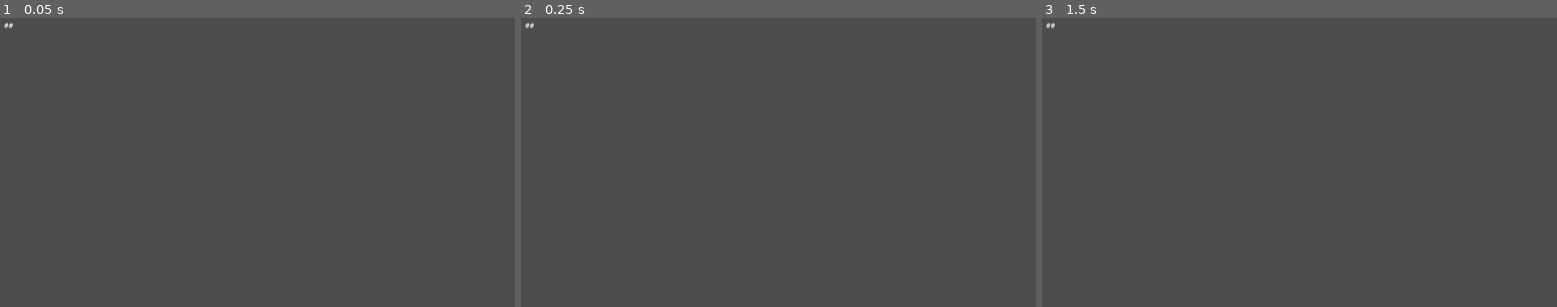
Above: before the commit, frames 1-3 (left to right).
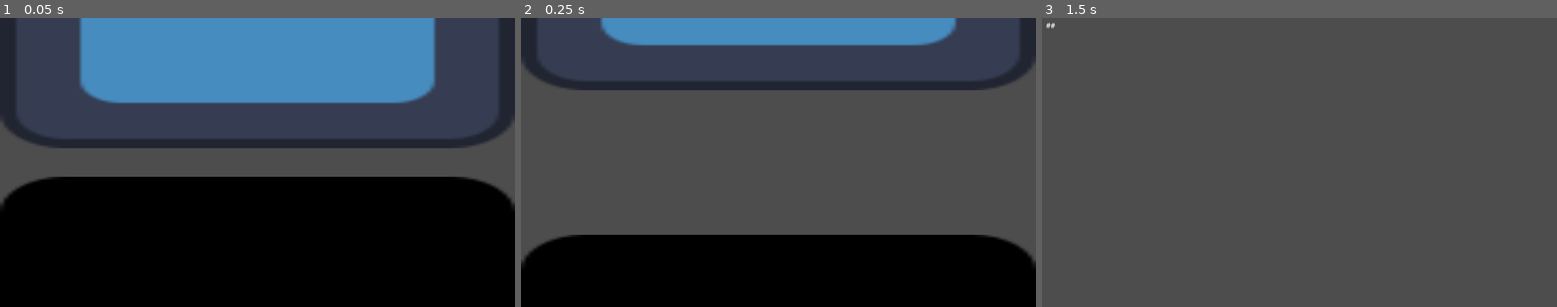
Above: after the commit, the same moments.

Repository: guimafelipe/hidenseek
Game: Godot game, scene res://Scenes/level.tscn
The game is run twice, just before and just after one commit, with the same random seed, the same clock (stepped at 60 frames per second) and the same inputs. The engine's default icon, where the game draws it, is replaced by a stand-in: a white triangle on a blue panel in a dark square.
Inputs (mouse positions are in pixels of both pictures, inside the frame that each line leads up to):
- Up to frame 1 (0.05 s): no input
- Up to frame 2 (0.25 s): no input
- Up to frame 3 (1.5 s): move the mouse to (1412, 148) at 0.52 s; click (1412, 148) at 0.67 s; tap Enter at 1.25 s; move the mouse to (1196, 176) at 1.27 s; click (1196, 176) at 1.42 s

The runs differ from the first frame. In frame 1, 71% of the frame differs, in the area x 0-100%, y 0-100%; in frame 2, 35%; in frame 3, nothing differs.

Commit message:
Eyes opening

Diff:
--- a/Scenes/devil.gd
+++ b/Scenes/devil.gd
@@ -14,14 +14,14 @@
 func _input(event) -> void:
 	if event is InputEventMouseButton:
 		if event.pressed:
-			print("Clicked at: ", event.position)
-			print("Clicked globally at: ", event.global_position)
-			print("My position:", self.position)
+			check_click(event.position)
 
 func do_success():
 	print("Success!!")
 	pass
 
 func check_click(input_position: Vector2) -> void:
-	if self.position.distance_to(input_position) < DISTANCE_TO_BE_CORRECT:
+	var dist = self.position.distance_to(input_position)
+	print(dist)
+	if dist < DISTANCE_TO_BE_CORRECT:
 		do_success()
--- /dev/null
+++ b/Scenes/eyelid.gd
@@ -0,0 +1,11 @@
+extends Sprite2D
+
+
+# Called when the node enters the scene tree for the first time.
+func _ready() -> void:
+	pass # Replace with function body.
+
+
+# Called every frame. 'delta' is the elapsed time since the previous frame.
+func _process(delta: float) -> void:
+	pass
--- /dev/null
+++ b/Scenes/eyes_animation.gd
@@ -0,0 +1,34 @@
+extends Node2D
+
+@onready var lower_lid = $LowerLid
+@onready var upper_lid = $UpperLid
+@export var BLINK_DURATION = 0.5
+
+func set_eyelids_correct_size(eyelid: Sprite2D, width: float, height: float) -> void:
+	var scale_x = width/eyelid.texture.get_width()
+	var scale_y = height/eyelid.texture.get_height()
+	eyelid.scale = Vector2(scale_x, scale_y)
+	print(eyelid.scale)
+
+# Called when the node enters the scene tree for the first time.
+func _ready() -> void:
+	var viewport_rect = get_viewport_rect()
+	var center = viewport_rect.get_center().y
+	var screen_width = viewport_rect.size.x
+	var screen_height = viewport_rect.size.y
+
+	upper_lid.offset = Vector2(0, -upper_lid.texture.get_height())
+	set_eyelids_correct_size(lower_lid, screen_width, screen_height)
+	set_eyelids_correct_size(upper_lid, screen_width, screen_height)
+
+	lower_lid.global_position = Vector2(0, center)
+	upper_lid.global_position = Vector2(0, center)
+
+	var upper_tween = self.create_tween()
+	var lower_tween = self.create_tween()
+	lower_tween.tween_property(lower_lid, "global_position", Vector2(0,screen_height), BLINK_DURATION)
+	upper_tween.tween_property(upper_lid, "global_position", Vector2(0,0), BLINK_DURATION)
+
+# Called every frame. 'delta' is the elapsed time since the previous frame.
+func _process(delta: float) -> void:
+	pass
--- a/Scenes/level.tscn
+++ b/Scenes/level.tscn
@@ -1,6 +1,9 @@
 [gd_scene format=3 uid="uid://dexe21ystudex"]
 
 [ext_resource type="Script" uid="uid://b6powxgm72okf" path="res://Scenes/devil.gd" id="1_tumq0"]
+[ext_resource type="Script" uid="uid://dxmux6u37jch8" path="res://Scenes/eyes_animation.gd" id="2_81xng"]
+[ext_resource type="Texture2D" uid="uid://c6cmnvhrgoc0i" path="res://icon.svg" id="2_k5f4k"]
+[ext_resource type="Script" uid="uid://b700a7gp6qq64" path="res://Scenes/eyelid.gd" id="4_wqkje"]
 
 [node name="Level" type="Node2D" unique_id=1649889972]
 
@@ -16,3 +19,19 @@
 [node name="Devil" type="Node2D" parent="." unique_id=652921443]
 position = Vector2(674, 335)
 script = ExtResource("1_tumq0")
+
+[node name="EyesAnimation" type="Node2D" parent="." unique_id=1384674716]
+script = ExtResource("2_81xng")
+
+[node name="UpperLid" type="Sprite2D" parent="EyesAnimation" unique_id=599366134]
+texture = ExtResource("2_k5f4k")
+centered = false
+offset = Vector2(0, 128)
+script = ExtResource("4_wqkje")
+
+[node name="LowerLid" type="Sprite2D" parent="EyesAnimation" unique_id=2113645726]
+modulate = Color(0, 0, 0, 1)
+position = Vector2(559, 103)
+texture = ExtResource("2_k5f4k")
+centered = false
+script = ExtResource("4_wqkje")
--- a/project.godot
+++ b/project.godot
@@ -13,7 +13,6 @@
 config/name="hidenseek"
 run/main_scene="uid://dexe21ystudex"
 config/features=PackedStringArray("4.6", "GL Compatibility")
-boot_splash/image="uid://c6cmnvhrgoc0i"
 config/icon="res://icon.svg"
 
 [dotnet]
Not shown, added: Scenes/eyelid.gd.uid
Not shown, added: Scenes/eyes_animation.gd.uid
